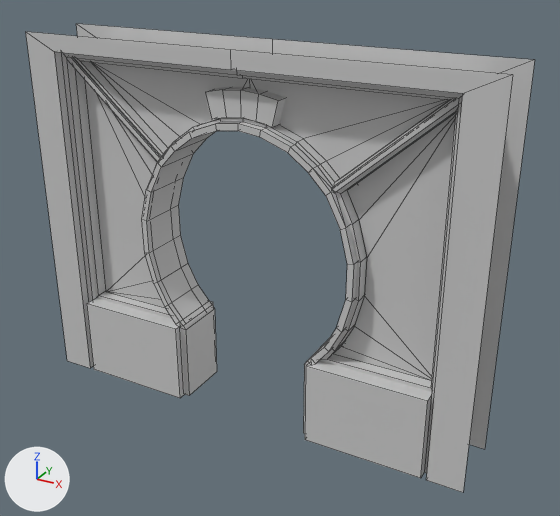
An edit to the FBX model Assets/Res/art/scenes/jg/mesh/jz/fb_jz_geduanmen_01.FBX, drawn before and after from the same camera.
Camera for both pictures: a 50 mm lens placed at (5.16, -8.65, 6.8), pointed at (0.36, 0.08, 2.43). Arrows for +X, +Y and +Z are at lower left; the lights stay in place. Mesh edges are drawn as thin lines. Where no turn or scale is listed for an object, it has been applied to the vertices.

Names of what the first picture shows: 'mt_jz_geduanmen_01'.
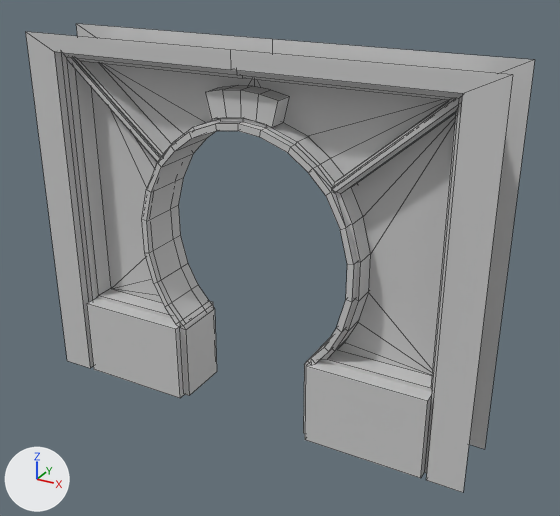
The newer file is also turned or shifted as a whole; pictures and numbers use the older file's frame.

Location of each change, (x1, y1, x2, y2) in pixels of the pictures (560 x 516 px; the box of a moved part takes in the faces that stretch with it):
part 1 of me_mesh, moved or reshaped
    before: (91, 62, 449, 178)
    after: (99, 63, 449, 175)
part 2 of me_mesh, moved or reshaped
    before: (334, 113, 456, 380)
    after: (337, 113, 456, 375)
part 3 of me_mesh, moved or reshaped
    before: (85, 81, 165, 308)
    after: (92, 89, 163, 303)

Diff of the bpy script that builds the scene:
```diff
--- a/Assets/Res/art/scenes/jg/mesh/jz/fb_jz_geduanmen_01.FBX.py
+++ b/Assets/Res/art/scenes/jg/mesh/jz/fb_jz_geduanmen_01.FBX.py
@@ me_mesh @@
 me_mesh.from_pydata(...)  # 476 vertices, 352 faces; spans x -3.38..3.38, y -0.51..0.51, z -0.01..5.33
 # used by ob_mt_jz_geduanmen_01; location = (0.0, 0.0, 0.0)
+# me_mesh part 1: the loose piece of 12 vertices spanning x -2.65..2.68, y -0.11, z 3.8..4.95 is moved by (0.0, 0.12, 0.0)
+# me_mesh part 2: the loose piece of 9 vertices spanning x 1.3..2.78, y -0.11, z 1.25..4.84 is moved by (0.0, 0.12, 0.0)
+# me_mesh part 3: the loose piece of 9 vertices spanning x -2.75..-1.27, y -0.11, z 1.25..4.84 is moved by (0.0, 0.12, 0.0)
 me_mesh.materials.append(mat_ma_chuangzi)
```
